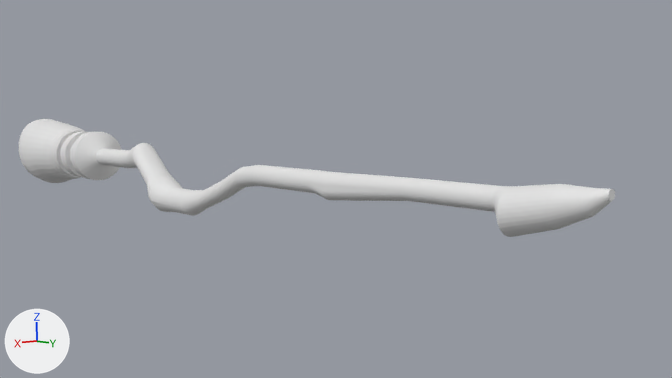
Before and after pictures for a commit that changed the Blender file OpliVeci/Koště5.blend.
Rendered twice from the file's camera 'Camera'. Every picture has the same lights, and +X, +Y and +Z are marked at lower left.
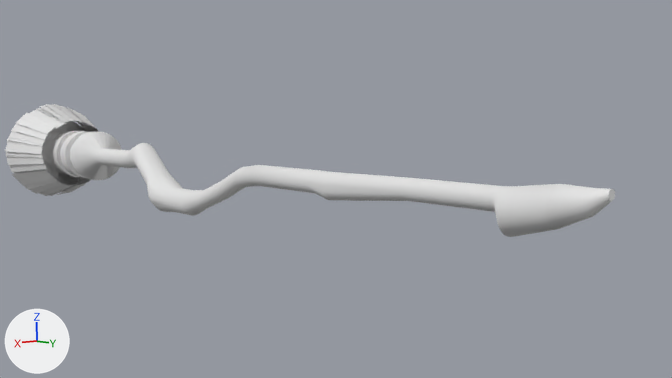
The newer file is also turned or shifted as a whole; pictures and numbers use the older file's frame.

Location of each change, (x1, y1, x2, y2) in pixels of the pictures (672 x 378 px):
'Circle', added
    after: (5, 104, 99, 196)
part 1 of me_cylinder, shading changed
    both: (52, 128, 615, 237)

What changed in the scene script:
```text
Change me_cylinder:
    where me_cylinder.from_pydata(...)  # 1696 vertices, 1666 faces; spans x -4.8..4.8, y -5.5..5.3, z -6.9..16.1
    used by ob_cylinder; location = (-2.628, 1.084, 0.693); rotation_euler = (1.58, 0.0, 0.0), in degrees (91, 0, 0); scale = (0.0698, 0.0698, 0.321)
    me_cylinder part 1: edges marked sharp go from 0 to 758
Add me_circle:
    me_circle.from_pydata(...)  # 1944 vertices, 486 faces; spans x -0.5..0.51, y -0.52..0.5, z -0.02..1.58
Add ob_circle:
    ob_circle = bpy.data.objects.new('Circle', me_circle)
    ob_circle.location = (-2.628, -2.681, 0.678)
    ob_circle.rotation_euler = (1.571, -1.571, 0.0)  # degrees (90, -90, 0)
```
